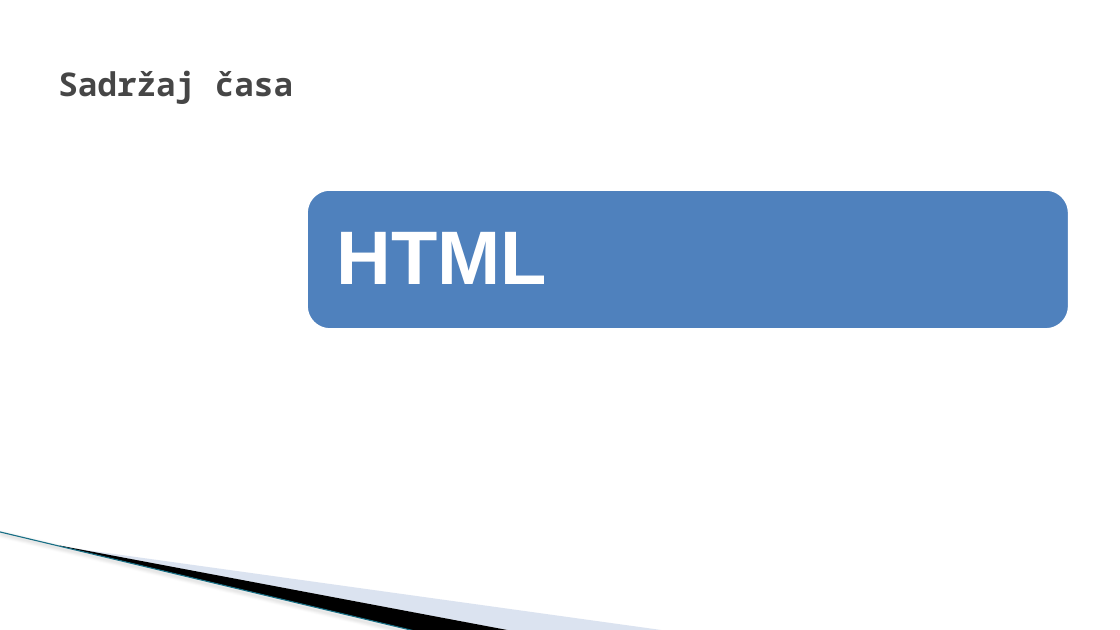
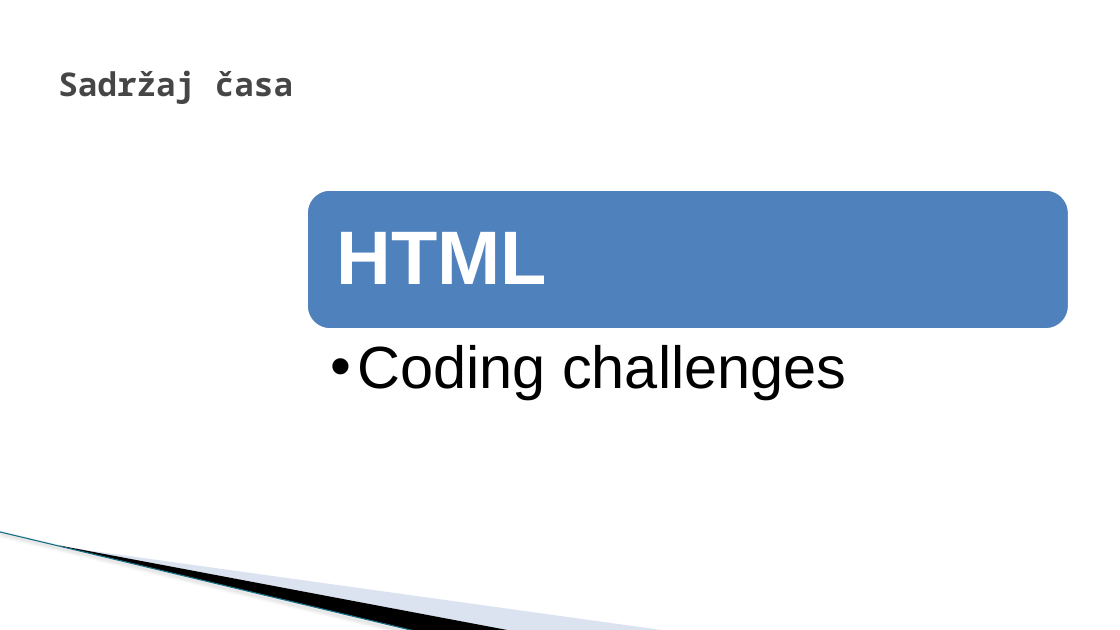
Before and after one commit to todalexcode/kurs-front-end, a slide deck: slide 2 of sesija-19/PPT/Front-End Developer-19.pptx. Drawn at 1120x630 pixels with LibreOffice and Linux fonts; fonts in the diff are those of the drawing; background and template pictures are left out. Boxes give left, top, right and bottom in pixels: in the first picture for what was removed or moved away, otherwise in the second. Text is boxed around its words. In the diff, an @@ line names an element or a change of style, - is before the commit and + after.

```diff
--- a/sesija-19/PPT/Front-End Developer-19.pptx
+++ b/sesija-19/PPT/Front-End Developer-19.pptx
@@ text added at <box>357,345,846,398</box>, 51 pt, text #000000 @@
+  •• Coding challenges
```
Also in this commit, not shown: 1 other slide changed, 5 slides added, 1 slide removed, 11 other files.
